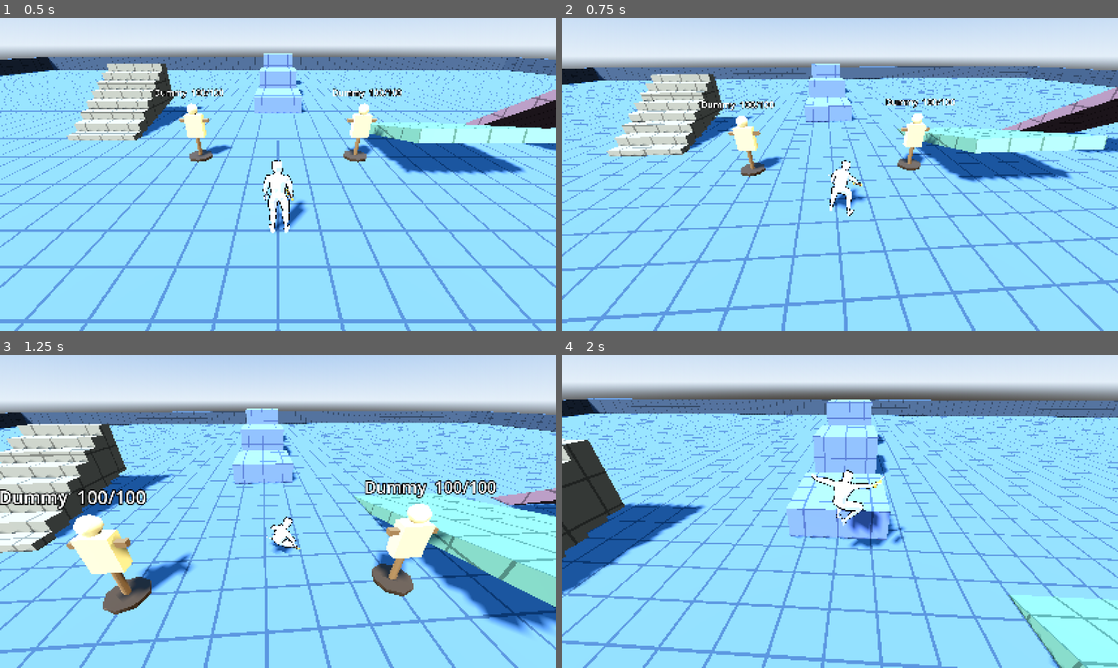
Above: before the commit, frames 1-4 (two rows, left to right).
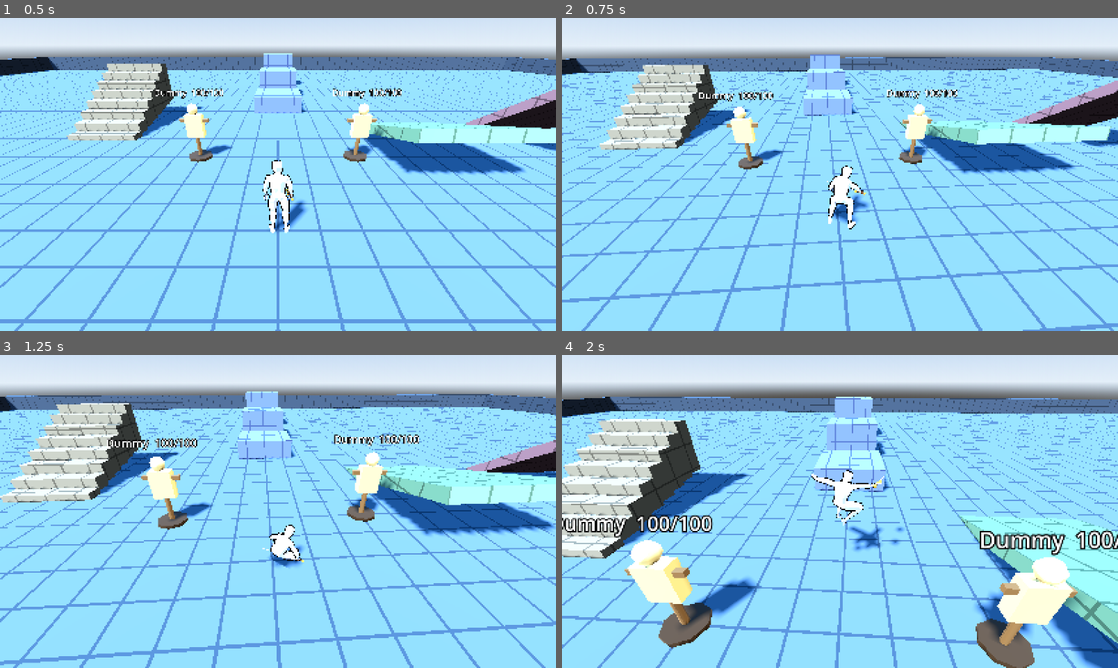
Above: after the commit, the same moments.

Repository: trentteinert/3D-PixelArt-TEST
Game: Godot game, scene res://scenes/test_area.tscn
Same seed, same stepped clock (60 frames per second), same inputs: the game is played once before the commit and once after it.
Inputs (mouse positions are in pixels of both pictures, inside the frame that each line leads up to):
- Up to frame 1 (0.5 s): no input
- Up to frame 2 (0.75 s): move the mouse to (867, 174) at 0.52 s; hold W (move_forward) from 0.53 s (still down); hold Shift (sprint) from 0.53 s (still down); tap C (roll) at 0.6 s; click (867, 174) at 0.67 s
- Up to frame 3 (1.25 s): keep holding W (move_forward); keep holding Shift (sprint); tap Space (jump) at 0.77 s
- Up to frame 4 (2 s): keep holding W (move_forward); move the mouse to (812, 511) at 1.27 s; release Shift (sprint) at 1.28 s; tap Shift (sprint) at 1.35 s; tap Space (jump) at 1.52 s; tap C (roll) at 1.55 s

Frame 1 is identical in both runs. In frame 2, 34% of the frame differs, in the area x 0-100%, y 10-100%; in frame 3, 51%; in frame 4, 43%.

Commit message:
Roll distance scales with current speed

Diff:
--- a/scripts/player.gd
+++ b/scripts/player.gd
@@ -28,7 +28,11 @@
 @export_group("Combat")
 ## Fraction of normal speed while swinging the sword.
 @export_range(0.0, 1.0) var attack_move_scale := 0.85
-@export var roll_speed := 10.0
+## The roll starts at your current speed times this, so a standing roll is short and a sprint roll is long.
+@export var roll_speed_multiplier := 1.1
+## Roll speed is kept within this range (m/s). The minimum is what a roll from standing still uses.
+@export var roll_min_speed := 3.5
+@export var roll_max_speed := 7.0
 ## Once this fraction of the roll has played, moving or jumping hands control back.
 @export_range(0.0, 1.0) var roll_control_fraction := 0.55
 @export var roll_cooldown := 0.3
@@ -61,6 +65,7 @@
 var _pitch := -0.5
 var _speed := 0.0
 var _roll_dir := Vector3.ZERO
+var _roll_speed := 0.0
 var _roll_time := 0.0
 var _roll_duration := 1.0
 var _roll_cooldown_left := 0.0
@@ -200,6 +205,7 @@
 	if dir.length() < 0.1:
 		dir = Vector3(-sin(model.rotation.y), 0.0, -cos(model.rotation.y))
 	_roll_dir = dir.normalized()
+	_roll_speed = clampf(_speed * roll_speed_multiplier, roll_min_speed, roll_max_speed)
 	model.rotation.y = atan2(-_roll_dir.x, -_roll_dir.z)
 	_roll_duration = model.roll()
 	if _roll_duration <= 0.0:
@@ -218,7 +224,7 @@
 		model.end_roll()
 		return false
 	# Fast at the start, easing off as the roll finishes.
-	var s := roll_speed * lerpf(1.0, 0.4, progress)
+	var s := _roll_speed * lerpf(1.0, 0.4, progress)
 	velocity.x = _roll_dir.x * s
 	velocity.z = _roll_dir.z * s
 	_speed = s
